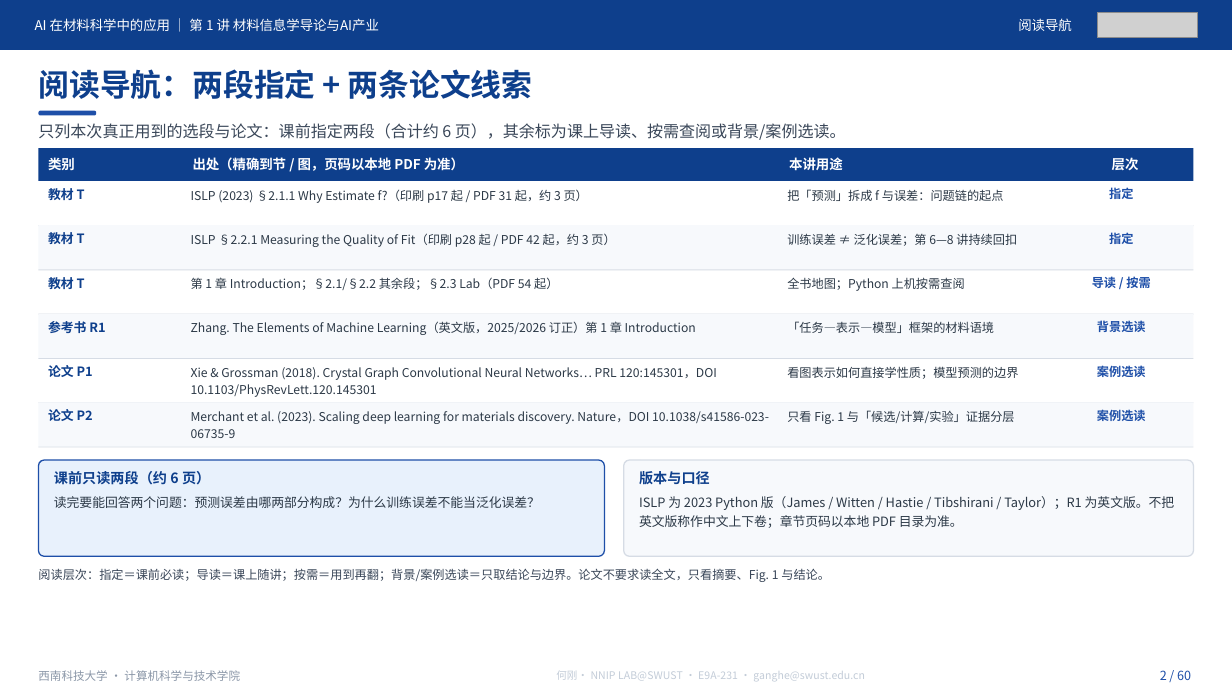
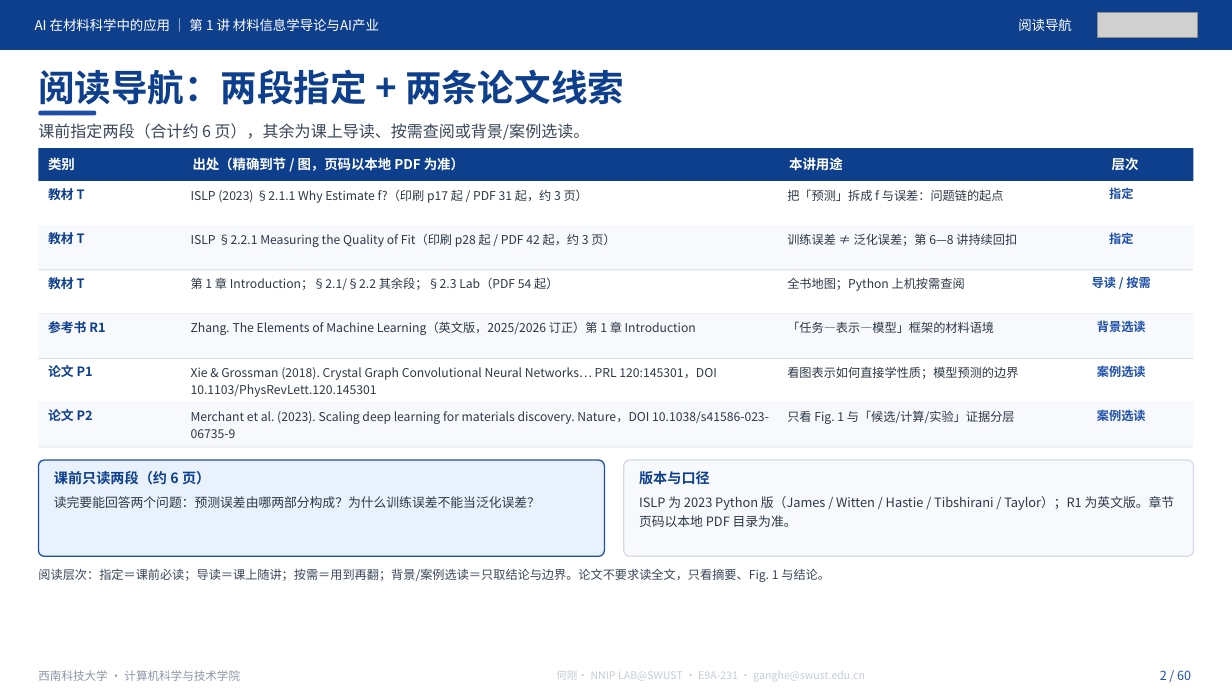
Before and after one commit to cosfrist/Applications-of-Artificial-Intelligence-in-Materials-Science-SWUST, a slide deck: slide 2 of lectures/01-材料信息学导论与AI产业/AI在材料科学中的应用-第1讲 材料信息学导论与AI产业-V5.pptx. Drawn at 1232x693 pixels with LibreOffice and Linux fonts; fonts in the diff are those of the drawing; grey boxes stand for pictures. Boxes give left, top, right and bottom in pixels: in the first picture for what was removed or moved away, otherwise in the second. Text is boxed around its words. In the diff, an @@ line names an element or a change of style, - is before the commit and + after.

Commit message:
课件更新：导论 / 第1讲手动修订，第2讲课件开放
导论（49 页，页数不变）
- 案例页统一加「概念示意（按文献重绘）」标注，区分示意与原文插图
- 证据边界收紧：火星制氧限定为地球实验室验证、尚未火星部署；
  Ti–Nb 标明为模拟应用而非新实验；弹性模量栏改为模型误差 MAE，
  不与材料模量值混同；不再宣称把可重复性写成目标函数
- P2 阅读导航补全 DOI 与 R1 第 1 章
- 新增逐页讲义、授课路线、SHA256 清单、课堂记录表（此前仓库只有课件）

第1讲（60 页，页数不变）
- 新增 8 张配图（约 1.9 MB），移除 2 张重复素材
- 科学表述修订：MGI 定位改为计算—数据—实验基础设施而非术语起点；
  Hall–Petch 斜率写明为经验拟合参数；P12 图注明「教学合成数据」
- P1 加课程仓库地址；P3 改为本讲预期目标，删去 90 分钟路线页内表
- code/ 补齐 运行预检-V5.py 与两份 README

第2讲（60 页）
- 首次发布课件；讲义、代码与表单仍待整讲验收后开放

校验
- 导论 SHA256 清单 6/6、第1讲 13/13 逐字节复算通过
- 顶层 README 发布状态同步；第 2 讲转为课件已发布

```diff
--- a/lectures/01-材料信息学导论与AI产业/AI在材料科学中的应用-第1讲 材料信息学导论与AI产业-V5.pptx
+++ b/lectures/01-材料信息学导论与AI产业/AI在材料科学中的应用-第1讲 材料信息学导论与AI产业-V5.pptx
@@ text "阅读导航：两段指定 + 两条论文线索" at [38, 69, 624, 112]: size 24 to 28.5 pt @@
@@ text at [38, 123, 590, 140]: text changed @@
-只列本次真正用到的选段与论文：课前指定两段（合计约 6 页），其余标为课上导读、按需查阅或背景/案例选读。
+课前指定两段（合计约 6 页），其余为课上导读、按需查阅或背景/案例选读。
@@ text at [639, 496, 1175, 527]: text changed @@
-ISLP 为 2023 Python 版（James / Witten / Hastie / Tibshirani / Taylor）；R1 为英文版。不把英文版称作中文上下卷；章节页码以本地 PDF 目录为准。
+ISLP 为 2023 Python 版（James / Witten / Hastie / Tibshirani / Taylor）；R1 为英文版。章节页码以本地 PDF 目录为准。
```
Also in this commit, not shown: 55 other slides changed, 20 other files.
